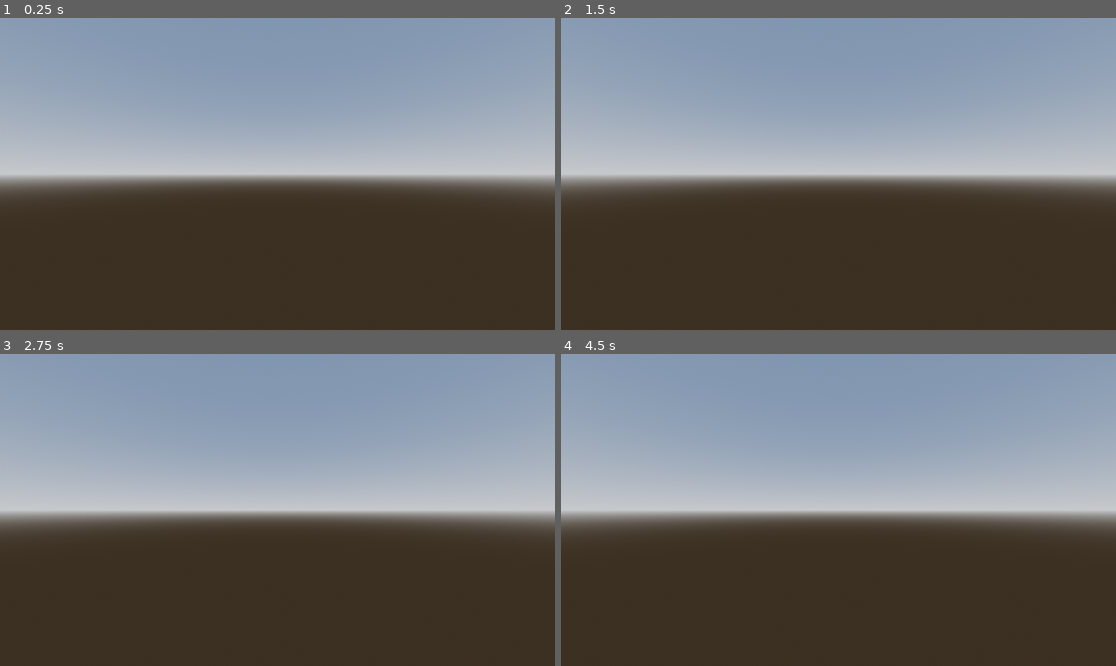
Above: before the commit, frames 1-4 (two rows, left to right).
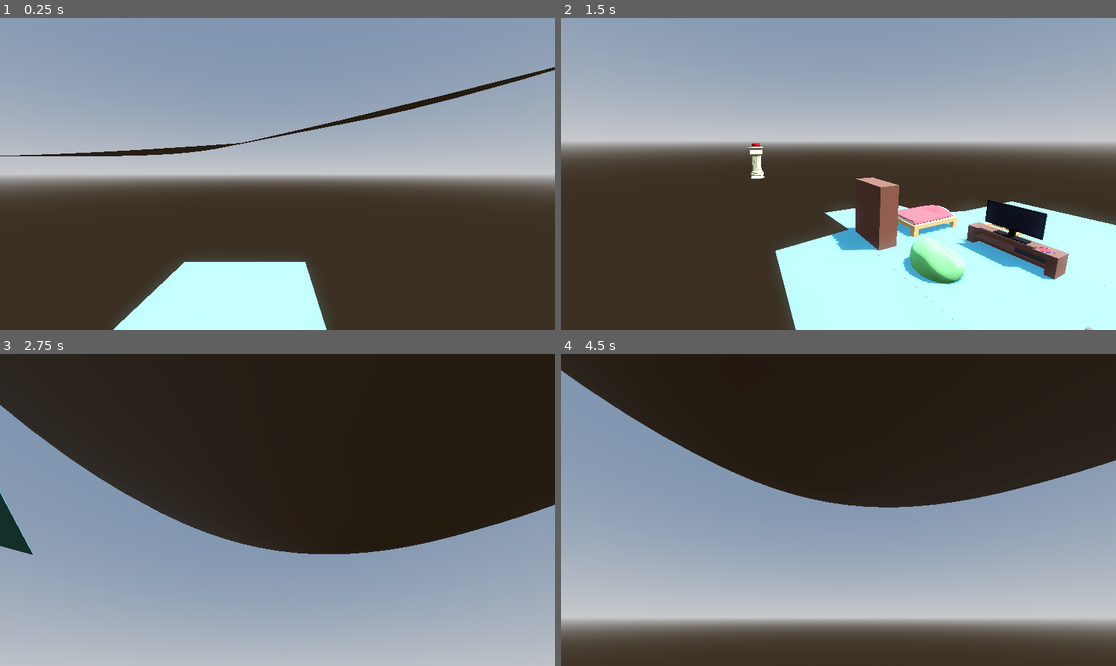
Above: after the commit, the same moments.

Repository: RamiMaseesa/Just-a-red-button
Game: Godot game, scene res://Scene/TestScene2.tscn
Same seed, same stepped clock (60 frames per second), same inputs: the game is played once before the commit and once after it. Before the commit the project has no main scene; this scene is started directly in both runs.
Inputs (mouse positions are in pixels of both pictures, inside the frame that each line leads up to):
- Up to frame 1 (0.25 s): no input
- Up to frame 2 (1.5 s): tap Enter (ui_accept) at 0.5, 0.77, 1.25 s; move the mouse to (960, 158) at 0.52 s; hold Right (ui_right) 0.53-1.28 s; hold Shift (sprint) 0.53-1.28 s; move the mouse to (727, 189) at 1.27 s; hold Down (ui_down) from 1.28 s (still down); tap Shift (sprint) at 1.35 s
- Up to frame 3 (2.75 s): tap Enter (ui_accept) at 1.52 s; move the mouse to (333, 441) at 2.02 s; release Down (ui_down) at 2.03 s; hold Right (ui_right) from 2.03 s (still down); hold Shift (sprint) from 2.03 s (still down)
- Up to frame 4 (4.5 s): move the mouse to (810, 572) at 2.77 s; release Right (ui_right) at 2.78 s; release Shift (sprint) at 2.78 s; hold Up (ui_up) 2.78-3.53 s; tap Shift (sprint) at 2.85, 4.35 s; tap Enter (ui_accept) at 3.02, 3.5, 3.77, 4.25 s; move the mouse to (1005, 556) at 3.52 s; hold Shift (sprint) 3.53-4.28 s; hold Left (ui_left) from 3.53 s (still down); move the mouse to (672, 463) at 4.27 s

The runs differ from the first frame. In frame 1, 8.0% of the frame differs, in the area x 0-100%, y 15-100%; in frame 2, 41%; in frame 3, 98%, in the area x 0-100%, y 0-100%; in frame 4, 89%.

Commit message:
Chore: Added room and tried to add hitboxes to walls

Diff:
--- a/justaredbutton/Scene/TestScene2.tscn
+++ b/justaredbutton/Scene/TestScene2.tscn
@@ -1,7 +1,9 @@
-[gd_scene load_steps=6 format=3 uid="uid://brxc7l44qhwhe"]
+[gd_scene load_steps=10 format=3 uid="uid://brxc7l44qhwhe"]
 
 [ext_resource type="PackedScene" uid="uid://dlameghuqt2sc" path="res://Art/Models/Pillar.fbx" id="1_tficu"]
 [ext_resource type="PackedScene" uid="uid://qiucsaseigb" path="res://Art/Models/Button.fbx" id="2_nqa25"]
+[ext_resource type="PackedScene" uid="uid://yl6qhyow01cj" path="res://Art/Models/Room.fbx" id="3_o74vl"]
+[ext_resource type="PackedScene" uid="uid://dyj2csyv0mnke" path="res://Prefabs/Player.tscn" id="4_f8a4b"]
 
 [sub_resource type="ProceduralSkyMaterial" id="ProceduralSkyMaterial_xpivr"]
 sky_horizon_color = Color(0.64625, 0.65575, 0.67075, 1)
@@ -16,6 +18,12 @@
 tonemap_mode = 2
 glow_enabled = true
 
+[sub_resource type="BoxShape3D" id="BoxShape3D_eeedg"]
+size = Vector3(0.0404205, 0.030159, 0.00147656)
+
+[sub_resource type="BoxShape3D" id="BoxShape3D_rhhy5"]
+size = Vector3(0.0200424, 0.0301208, 0.001)
+
 [node name="Node3D" type="Node3D"]
 
 [node name="WorldEnvironment" type="WorldEnvironment" parent="."]
@@ -25,10 +33,71 @@
 transform = Transform3D(-0.866025, -0.433013, 0.25, 0, 0.5, 0.866025, -0.5, 0.75, -0.433013, 0, 0, 0)
 shadow_enabled = true
 
-[node name="Camera3D" type="Camera3D" parent="."]
-
 [node name="Pillar" parent="." instance=ExtResource("1_tficu")]
 transform = Transform3D(0.419511, 0, 0, 0, 0.419511, 0, 0, 0, 0.419511, -0.221664, 0, 1.62569)
 
 [node name="Button" parent="." instance=ExtResource("2_nqa25")]
 transform = Transform3D(0.294867, 0, 0, 0, 0.294867, 0, 0, 0, 0.294867, -0.217022, 2.42512, 1.60341)
+
+[node name="CharacterBody3D" parent="." instance=ExtResource("4_f8a4b")]
+transform = Transform3D(1, 0, 0, 0, 1, 0, 0, 0, 1, 13.3421, 3.78654, -5.23075)
+
+[node name="Room" parent="." instance=ExtResource("3_o74vl")]
+transform = Transform3D(2, 0, 0, 0, 2, 0, 0, 0, 2, 11.261, 0, -5.47588)
+
+[node name="RigidBody3D2" type="RigidBody3D" parent="Room/Plane" index="0"]
+transform = Transform3D(1, 0, 0, 0, 1, 0, 0, 0, 1, 0.0299619, -0.004, -0.00087156)
+freeze = true
+
+[node name="CollisionShape3D" type="CollisionShape3D" parent="Room/Plane/RigidBody3D2"]
+transform = Transform3D(1, -1.7053e-13, 4.19052e-14, 5.74403e-11, 1, 5.68434e-14, 4.99908e-14, -1.84741e-13, 1, -0.0295519, 0.00480011, 0.0213143)
+shape = SubResource("BoxShape3D_eeedg")
+
+[node name="Skeleton3D" parent="Room/Armature" index="0"]
+bones/0/rotation = Quaternion(0.999048, 0, 0, -0.0436195)
+bones/3/rotation = Quaternion(0.477714, -0.521334, 0.521334, 0.477714)
+bones/6/rotation = Quaternion(0.477714, 0.521334, -0.521334, 0.477714)
+bones/10/rotation = Quaternion(-0.0436194, 0, 0, 0.999048)
+bones/13/rotation = Quaternion(0.0436194, -4.36698e-08, -1.90666e-09, 0.999048)
+bones/16/position = Vector3(1.19209e-09, 0.015, 0.015)
+
+[node name="Plane_001" parent="Room/Armature/Skeleton3D" index="0"]
+transform = Transform3D(1, 0, 0, 0, 0.996195, -0.0871562, 0, 0.0871562, 0.996195, -0.008, -0.00996195, -0.000871561)
+bone_idx = 1
+
+[node name="Plane_003" parent="Room/Armature/Skeleton3D" index="1"]
+transform = Transform3D(-0.996195, 3.51979e-07, 0.0871558, 3.57628e-07, 1, 1.19209e-07, -0.0871559, 1.0163e-08, -0.996195, -0.02, 0.015, -5.19489e-11)
+bone_idx = 4
+
+[node name="Plane_004" parent="Room/Armature/Skeleton3D" index="2"]
+transform = Transform3D(0.996195, -3.62369e-07, 0.0871559, 3.57628e-07, 1, 1.19209e-07, -0.0871559, -1.08593e-07, 0.996195, 0.0299619, 0.01, -0.00087156)
+bone_idx = 7
+
+[node name="Plane_004" parent="Room/Armature/Skeleton3D/Plane_004" index="0"]
+skeleton = NodePath("../..")
+
+[node name="RigidBody3D" type="RigidBody3D" parent="Room/Armature/Skeleton3D/Plane_004" index="1"]
+freeze = true
+
+[node name="CollisionShape3D" type="CollisionShape3D" parent="Room/Armature/Skeleton3D/Plane_004/RigidBody3D"]
+transform = Transform3D(1, -1.7053e-13, 4.19052e-14, 5.74403e-11, 1, 5.68434e-14, 4.99908e-14, -1.84741e-13, 1, -0.00098028, 0.00511161, -0.000347408)
+shape = SubResource("BoxShape3D_rhhy5")
+
+[node name="Door" parent="Room/Armature/Skeleton3D" index="3"]
+transform = Transform3D(-0.0871555, -4.05914e-07, 0.996195, -1.19209e-07, 1, 4.01339e-07, -0.996195, -1.04783e-07, -0.0871555, 0.0299619, 0.015, -0.00087156)
+bone_idx = 8
+
+[node name="Plane_002" parent="Room/Armature/Skeleton3D" index="4"]
+transform = Transform3D(1, 0, 0, 0, -0.996195, -0.0871556, 0, 0.0871556, -0.996195, -0.008, 0.0399619, -0.000871558)
+bone_idx = 11
+
+[node name="Window" parent="Room/Armature/Skeleton3D" index="5"]
+transform = Transform3D(0.4, 0, 0, 0, -0.0348624, 0.398478, 0, -0.398478, -0.0348624, -0.00394728, 0.0431219, -0.00114802)
+bone_idx = 12
+
+[node name="Plane_005" parent="Room/Armature/Skeleton3D" index="6"]
+transform = Transform3D(1, 1.77636e-15, 0, 1.77636e-15, -1, 8.74228e-08, -7.10543e-15, -8.74228e-08, -1, 1.19209e-09, 0.0659239, -0.00174312)
+bone_idx = 14
+
+[editable path="CharacterBody3D"]
+[editable path="Room"]
--- a/justaredbutton/project.godot
+++ b/justaredbutton/project.godot
@@ -11,6 +11,7 @@
 [application]
 
 config/name="JustARedButton"
+run/main_scene="res://Scene/TestScene2.tscn"
 config/features=PackedStringArray("4.3", "Forward Plus")
 config/icon="res://icon.svg"
 
Binary file added: justaredbutton/Art/Models/Room.fbx
Not shown, added: justaredbutton/Art/Models/Room.fbx.import
